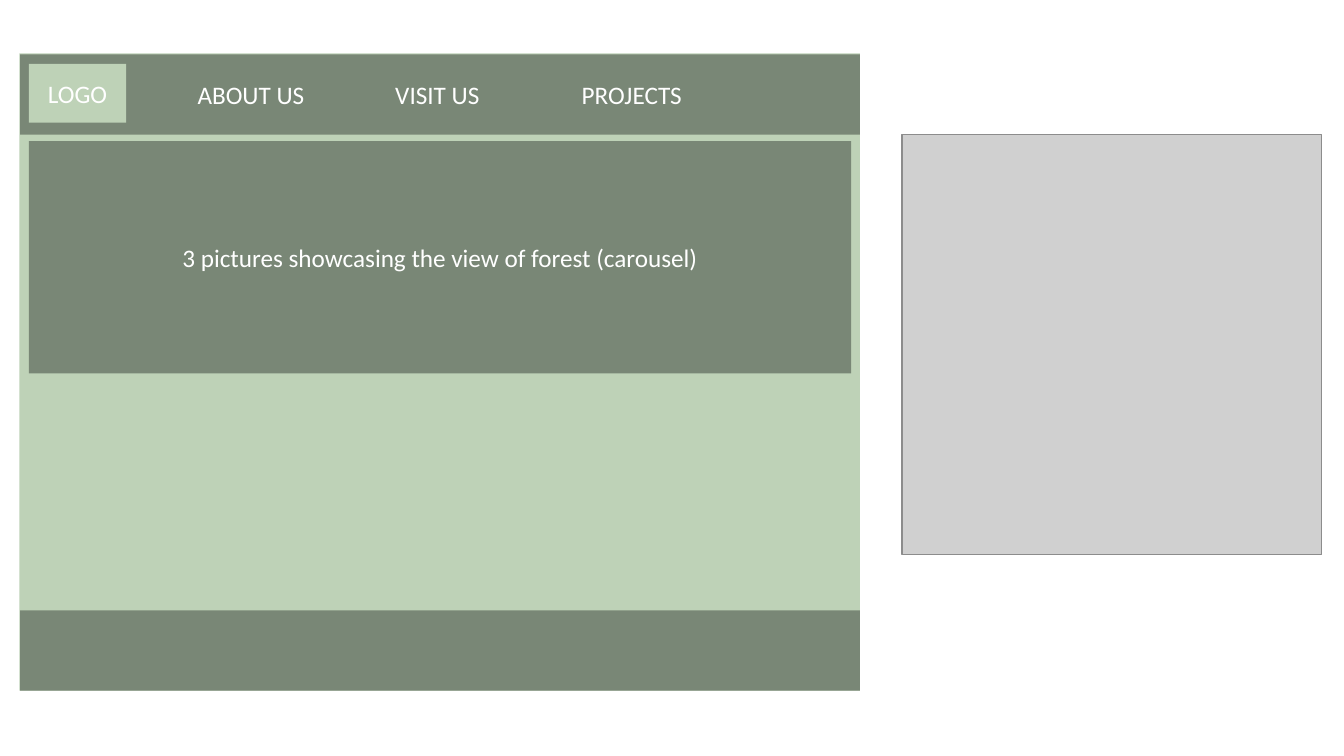
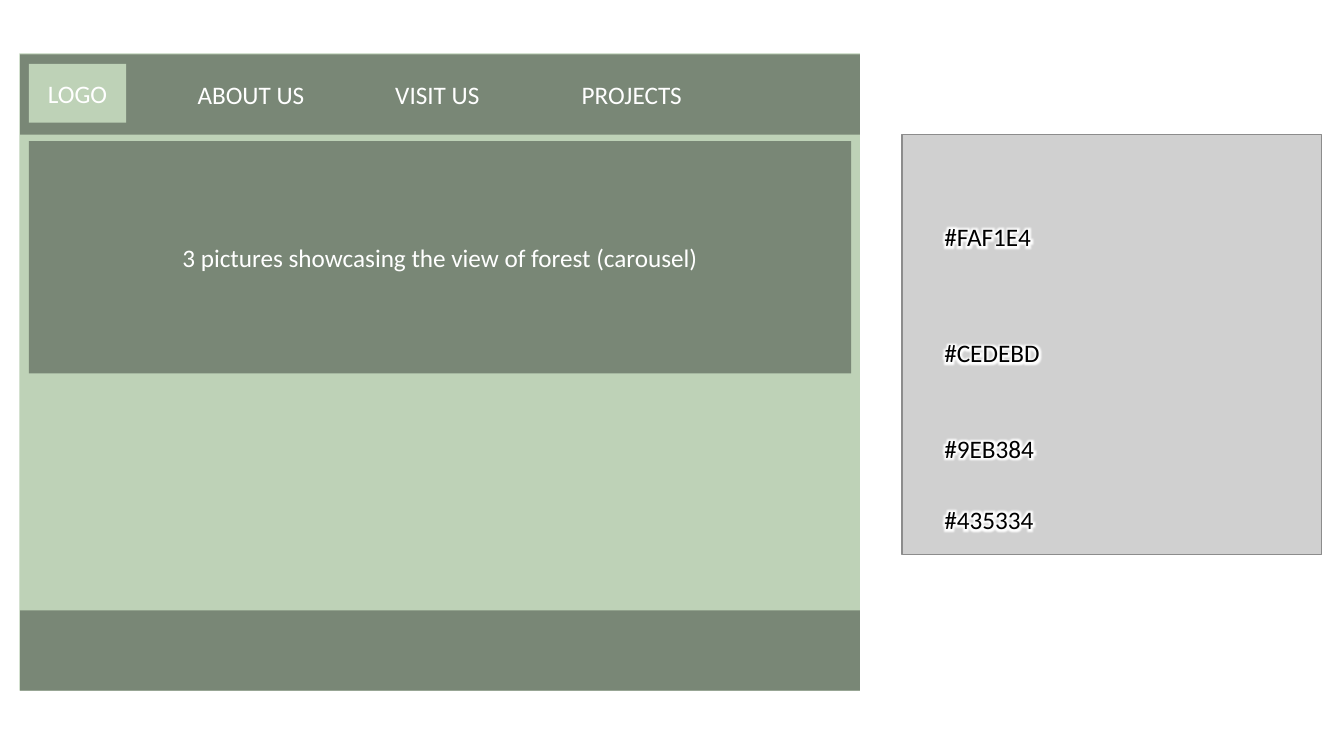
Before and after one commit to SamuelSolomon1/Arroceros-Urban-Forest-Park, a slide deck: slide 2 of SITE MAP.pptx (slide 4 before the commit). Drawn at 1344x756 pixels with LibreOffice and Linux fonts; fonts in the diff are those of the drawing; grey boxes stand for pictures. Boxes give left, top, right and bottom in pixels: in the first picture for what was removed or moved away, otherwise in the second. Text is boxed around its words. In the diff, an @@ line names an element or a change of style, - is before the commit and + after.

```diff
--- a/SITE MAP.pptx
+++ b/SITE MAP.pptx
@@ text added at bbox=[944, 229, 1031, 246], 18 pt, text #000000 @@
+#FAF1E4
@@ text added at bbox=[944, 345, 1039, 362], 18 pt, text #000000 @@
+#CEDEBD
@@ text added at bbox=[944, 441, 1034, 458], 18 pt, text #000000 @@
+#9EB384
@@ text added at bbox=[944, 512, 1033, 529], 18 pt, text #000000 @@
+#435334
```
Also in this commit, not shown: 1 other slide changed, 5 slides added, 2 slides removed, 9 other files.
